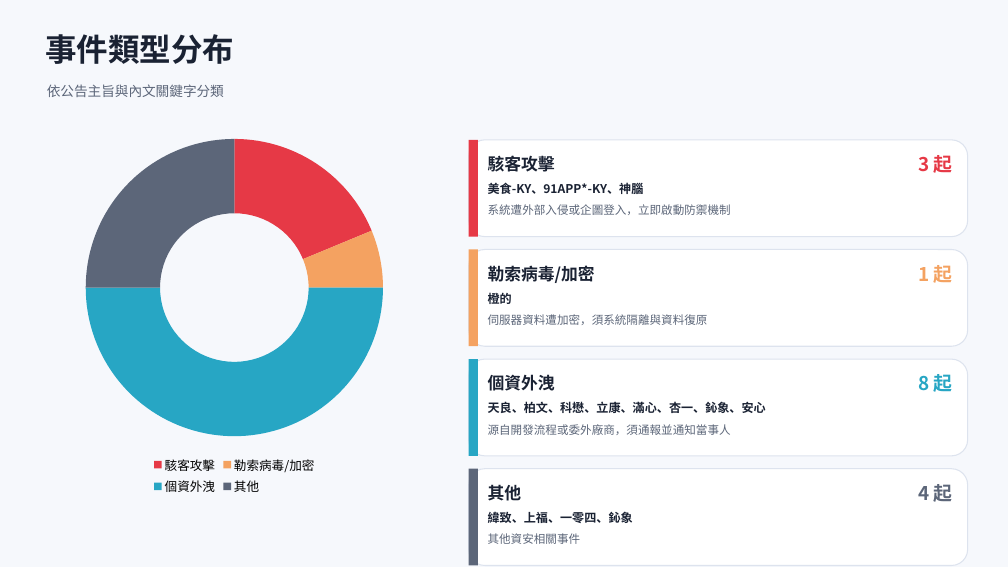
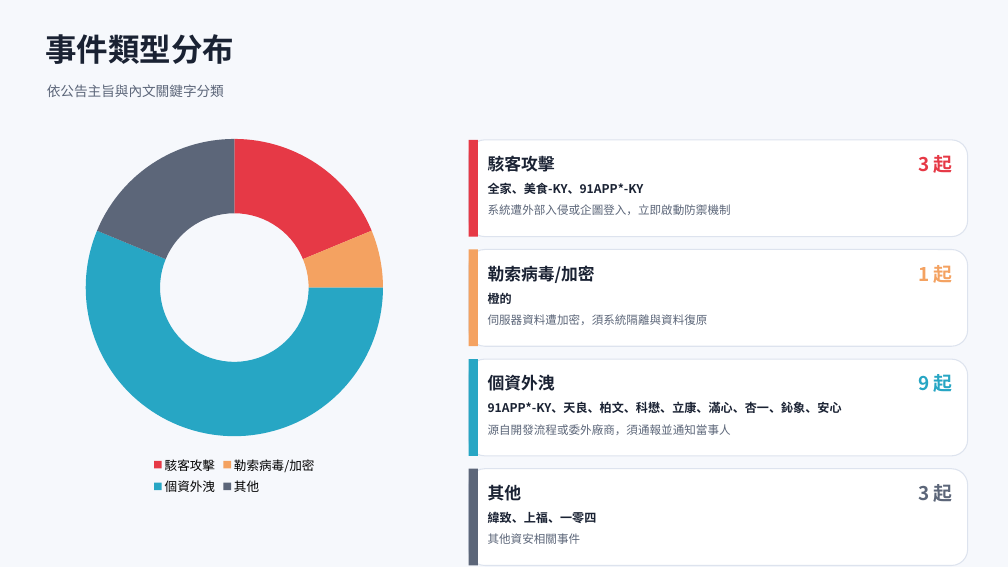
Before and after one commit to Johnnylin77/mops-isec-monitor, a slide deck: slide 3 of 資安事件因應分析.pptx. Drawn at 1008x567 pixels with LibreOffice and Linux fonts; fonts in the diff are those of the drawing. Boxes give left, top, right and bottom in pixels: in the first picture for what was removed or moved away, otherwise in the second. Text is boxed around its words. In the diff, an @@ line names an element or a change of style, - is before the commit and + after.

```diff
--- a/資安事件因應分析.pptx
+++ b/資安事件因應分析.pptx
@@ doughnut chart at [38,129,431,499] @@
@@ Series 1, 個資外洩: 50 to 56 @@
@@ Series 1, 其他: 25 to 19 @@
@@ text at [488,182,644,194]: text changed @@
-美食-KY、91APP*-KY、神腦
+全家、美食-KY、91APP*-KY
@@ text at [918,374,953,392]: text changed @@
-8 起
+9 起
@@ text at [488,401,842,413]: text changed @@
-天良、柏文、科懋、立康、滿心、杏一、鈊象、安心
+91APP*-KY、天良、柏文、科懋、立康、滿心、杏一、鈊象、安心
@@ text at [918,484,953,502]: text changed @@
-4 起
+3 起
@@ text at [488,511,597,523]: text changed @@
-緯致、上福、一零四、鈊象
+緯致、上福、一零四
```
Also in this commit, not shown: 7 other slides changed, 2 other files.
